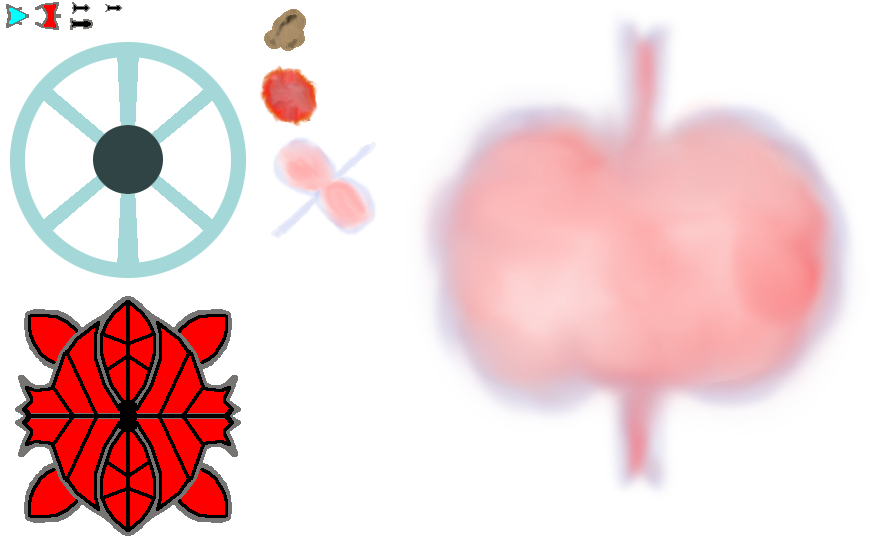
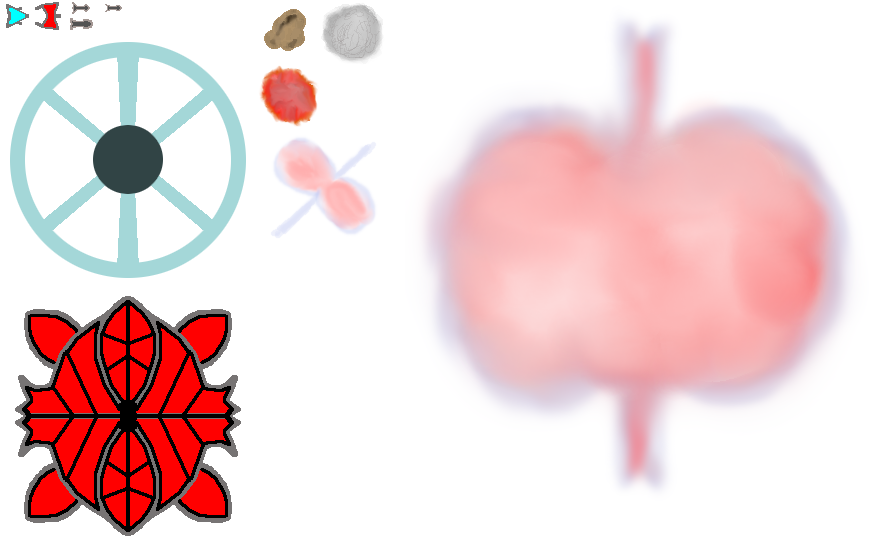
Revision of a layered 896x544 image; what changed, layer by layer:
painted on "Background" over bbox(70, 2, 384, 64)
